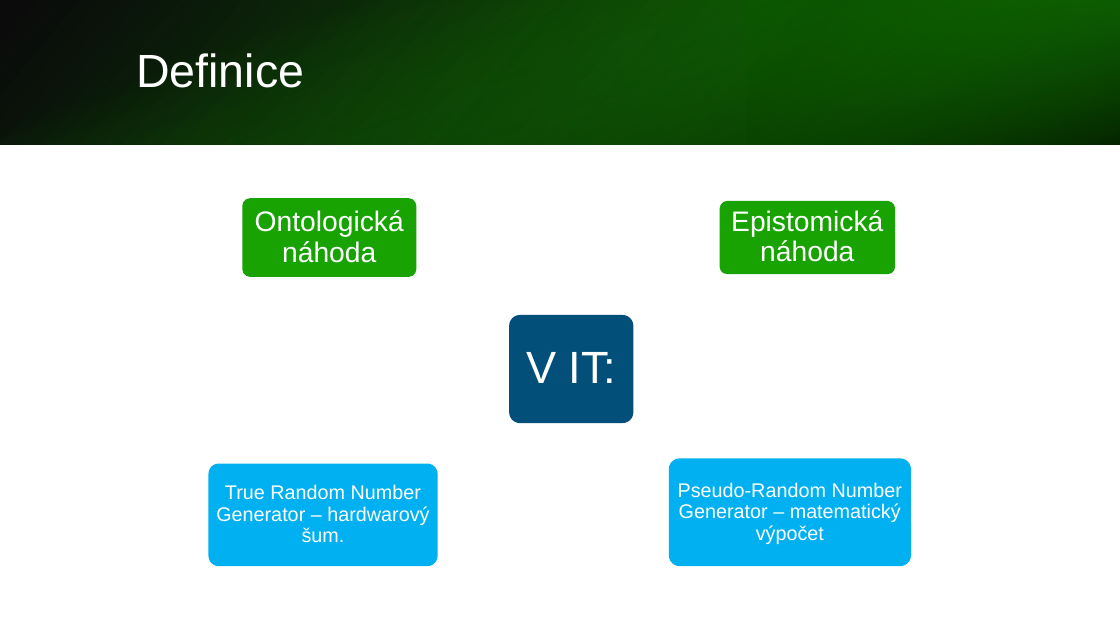
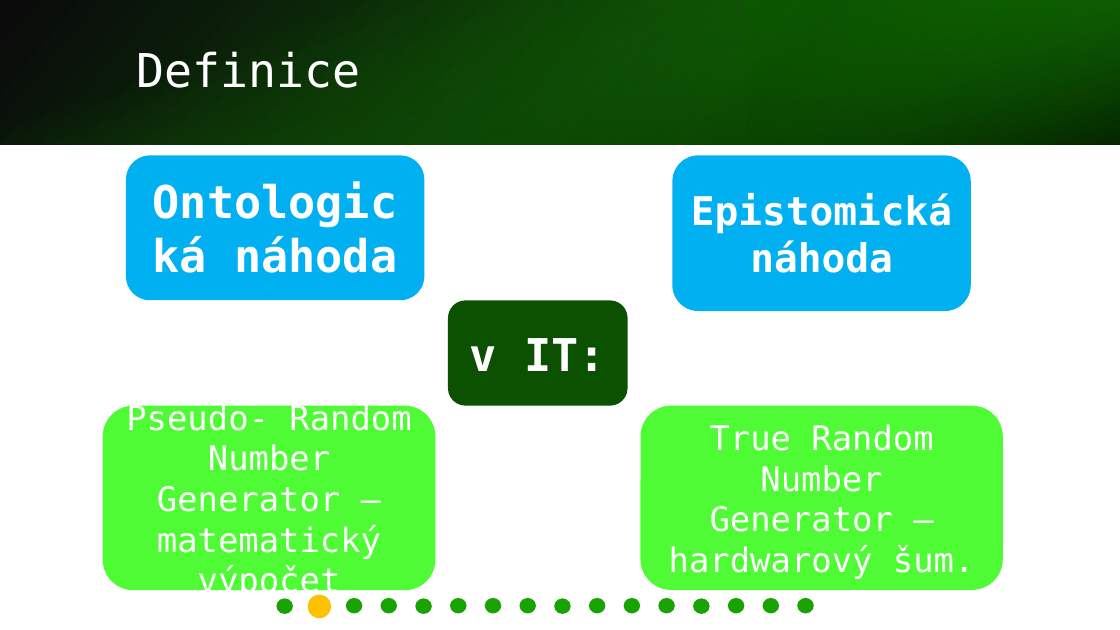
Before and after one commit to hruboson/UTB-PO-RAND, a slide deck: slide 2 of presentation.pptx. Drawn at 1120x630 pixels with LibreOffice and Linux fonts; fonts in the diff are those of the drawing. Boxes give left, top, right and bottom in pixels: in the first picture for what was removed or moved away, otherwise in the second. Text is boxed around its words. In the diff, an @@ line names an element or a change of style, - is before the commit and + after.

```diff
--- a/presentation.pptx
+++ b/presentation.pptx
@@ title "Definice" at [136, 51, 360, 88]: font Arial to DejaVu Sans Mono @@
@@ rounded rectangle "Ontologická náhoda": place and size @@
-rounded rectangle "Ontologická náhoda" at [255, 210, 404, 263]
+rounded rectangle "Ontologická náhoda" at [126, 155, 425, 301]
@@ rounded rectangle "Ontologická náhoda" at [126, 155, 425, 301]: size 20 to 32 pt, font Arial to DejaVu Sans Mono, bold on; line spacing 0.9 to 1; less space between paragraphs; fill none to #00B0F0 @@
@@ rounded rectangle "Epistomická náhoda": place and size @@
-rounded rectangle "Epistomická náhoda" at [731, 210, 883, 262]
+rounded rectangle "Epistomická náhoda" at [673, 155, 972, 311]
@@ rounded rectangle "Epistomická náhoda" at [673, 155, 972, 311]: size 20 to 28 pt, font Arial to DejaVu Sans Mono, bold on; line spacing 0.9 to 1; less space between paragraphs; fill none to #00B0F0 @@
@@ rounded rectangle "v IT:": place and size @@
-rounded rectangle "v IT:" at [526, 352, 617, 383]
+rounded rectangle "v IT:" at [448, 301, 628, 407]
@@ rounded rectangle "v IT:" at [448, 301, 628, 407]: fill none to #0C5201 @@
@@ text in rounded rectangle at [470, 338, 606, 371]: text changed; font Arial to DejaVu Sans Mono; bold on @@
-V IT:
+v IT:
@@ rounded rectangle "Pseudo- Random Number Generator – ...": place and size @@
-rounded rectangle "Pseudo- Random Number Generator – ..." at [678, 482, 902, 544]
+rounded rectangle "Pseudo- Random Number Generator – ..." at [103, 406, 436, 590]
@@ rounded rectangle "Pseudo- Random Number Generator – ..." at [103, 406, 436, 590]: fill none to #4EFB34 @@
@@ text in rounded rectangle at [126, 402, 411, 599]: text changed; size 14 to 24 pt; font Arial to DejaVu Sans Mono @@
-Pseudo-Random Number Generator – matematický výpočet
+Pseudo- Random Number Generator – matematický výpočet
@@ rounded rectangle "True Random Number Generator – ...": place and size @@
-rounded rectangle "True Random Number Generator – ..." at [216, 484, 429, 543]
+rounded rectangle "True Random Number Generator – ..." at [640, 406, 1003, 589]
@@ rounded rectangle "True Random Number Generator – ..." at [640, 406, 1003, 589]: size 14 to 24 pt, font Arial to DejaVu Sans Mono; line spacing 0.9 to 1; less space between paragraphs; fill none to #4EFB34 @@
@@ group removed at [208, 198, 911, 566]: 5 rounded rectangles @@
@@ ellipse added at [276, 599, 293, 614], fill #18A303 @@
@@ ellipse added at [308, 595, 331, 618], fill #FFC000 @@
@@ ellipse added at [346, 599, 362, 614], fill #18A303 @@
@@ ellipse added at [381, 599, 397, 614], fill #18A303 @@
@@ ellipse added at [416, 599, 432, 614], fill #18A303 @@
@@ ellipse added at [450, 599, 466, 614], fill #18A303 @@
@@ ellipse added at [485, 599, 501, 614], fill #18A303 @@
@@ ellipse added at [519, 599, 536, 614], fill #18A303 @@
@@ ellipse added at [555, 599, 571, 614], fill #18A303 @@
@@ ellipse added at [589, 599, 606, 614], fill #18A303 @@
@@ ellipse added at [624, 599, 640, 614], fill #18A303 @@
@@ ellipse added at [659, 599, 675, 614], fill #18A303 @@
@@ ellipse added at [693, 599, 709, 614], fill #18A303 @@
@@ ellipse added at [728, 599, 744, 614], fill #18A303 @@
@@ ellipse added at [763, 599, 780, 614], fill #18A303 @@
@@ ellipse added at [798, 599, 814, 614], fill #18A303 @@
```
Also in this commit, not shown: 14 other slides changed, 1 slide added, 1 slide removed.
